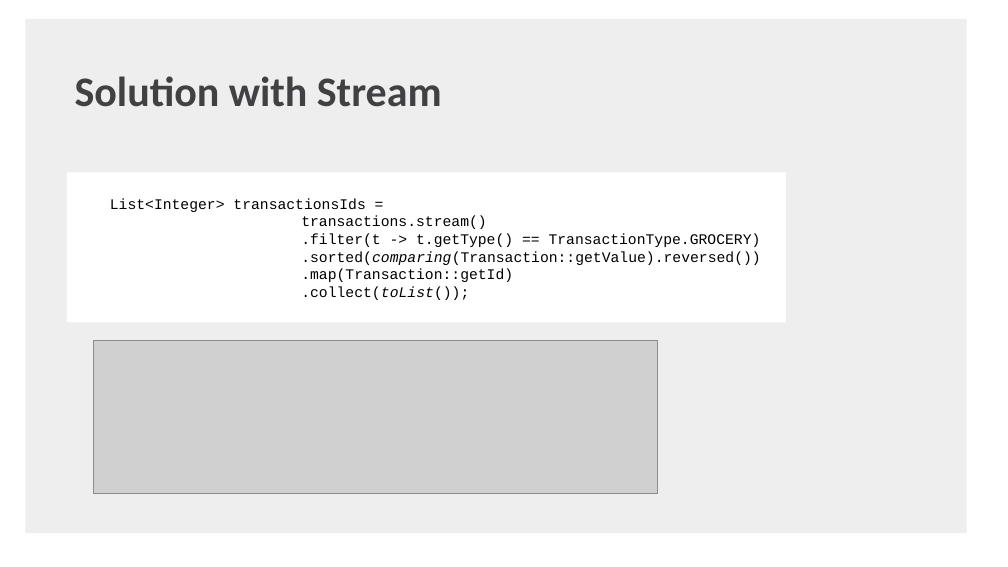
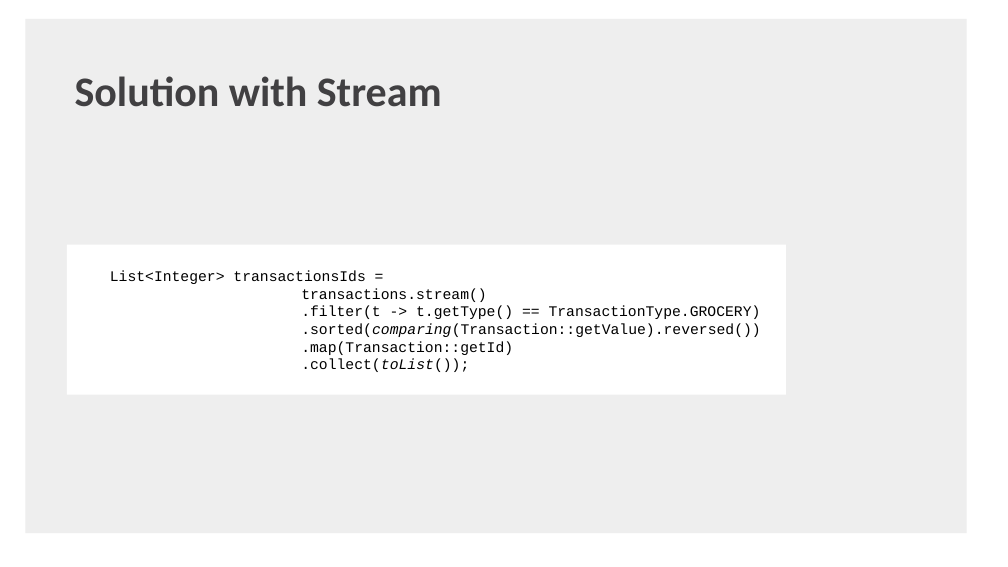
Before and after one commit to shaojie-xu-kp/Java8_lunch_learn, a slide deck: slide 23 of Java 8 & TDP.pptx (slide 27 before the commit). Drawn at 1008x567 pixels with LibreOffice and Linux fonts; fonts in the diff are those of the drawing; grey boxes stand for pictures; background and template pictures are left out. Boxes give left, top, right and bottom in pixels: in the first picture for what was removed or moved away, otherwise in the second. Text is boxed around its words. In the diff, an @@ line names an element or a change of style, - is before the commit and + after.

```diff
--- a/Java 8 & TDP.pptx
+++ b/Java 8 & TDP.pptx
@@ rectangle "List<Integer> transactionsIds = transactions.stream() .filte ..." moved from (x1=67, y1=172, x2=786, y2=323) to (x1=67, y1=245, x2=786, y2=395) @@
@@ picture removed at (x1=94, y1=341, x2=658, y2=494) @@
```
Also in this commit, not shown: 8 other slides changed, 3 slides added, 4 slides removed, 2 other files.
